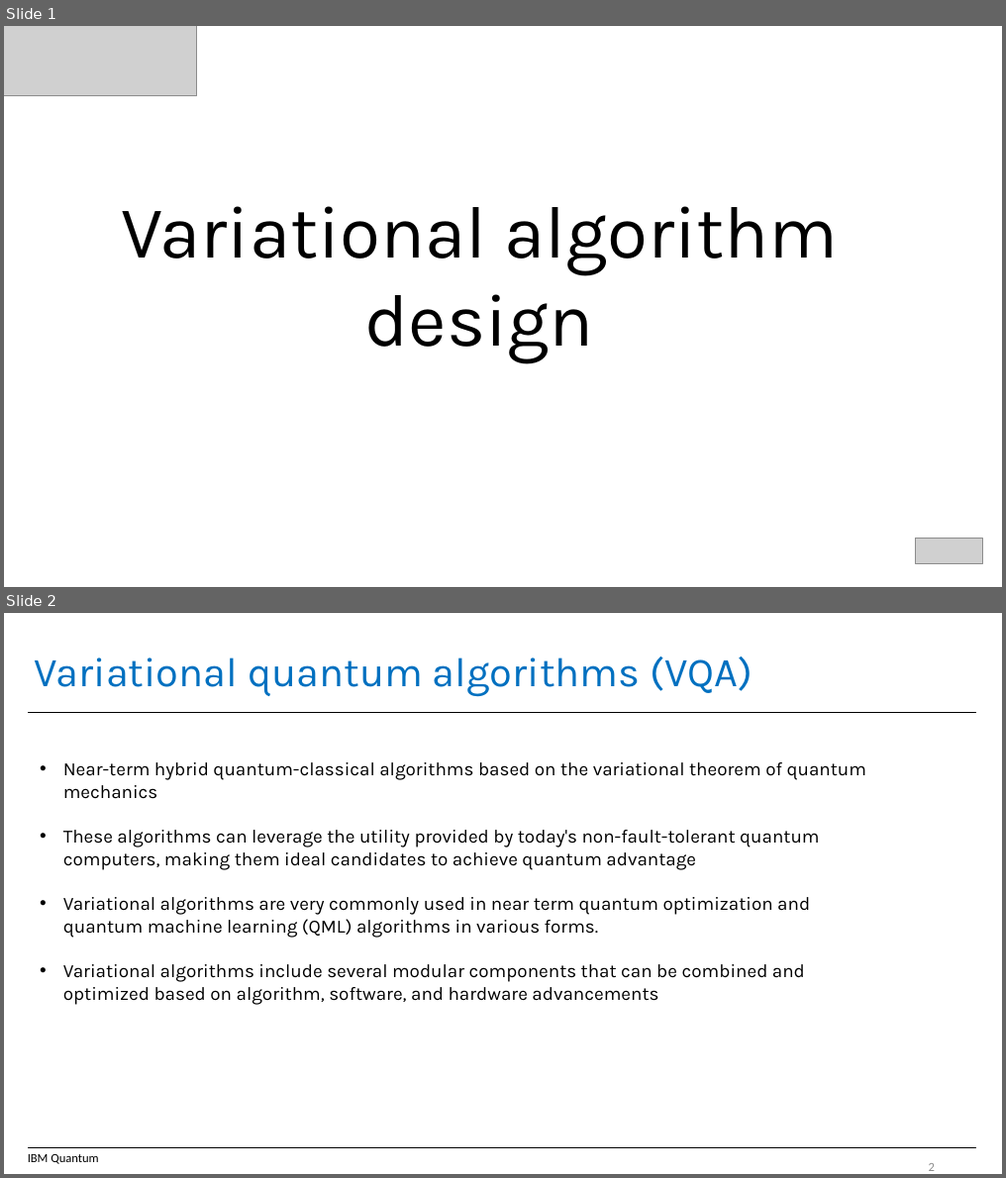
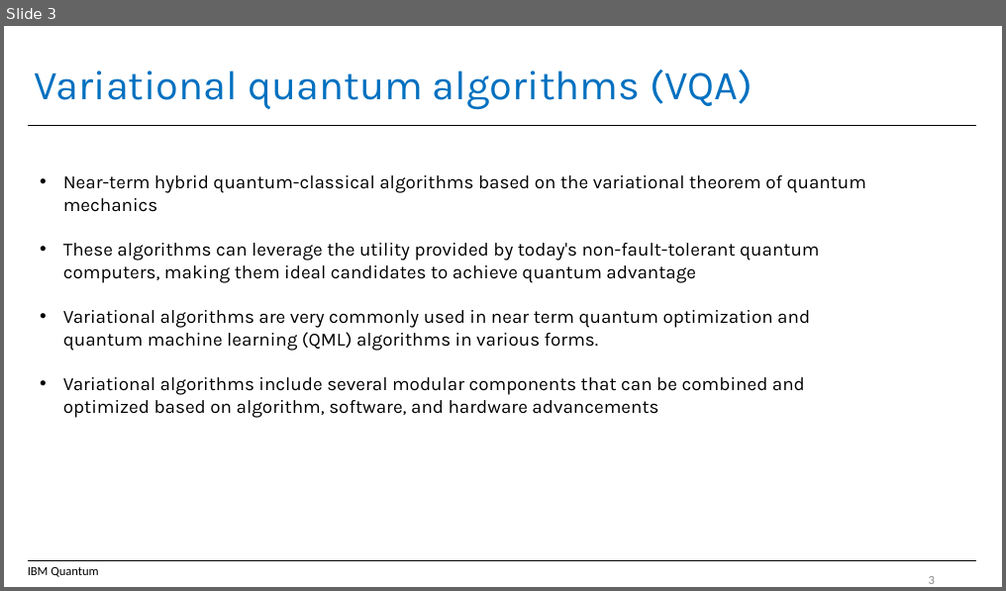
Before and after one commit to IBM/QMLOmics, a slide deck: SessionII_Qiskit/ISMB - VQA, QML.pptx. Shown one above the other, each under a label of ours: slides 1 and 2 before the commit, slide 3 after it. The pictures are 1006x1178 and 1006x591 pixels, drawn with LibreOffice and Linux fonts; fonts in the diff are those of the drawing; grey boxes stand for pictures; background and template pictures are left out. Boxes give left, top, right and bottom in pixels: in the first picture for what was removed or moved away, otherwise in the second. Text is boxed around its words. In the diff, an @@ line names an element or a change of style, - is before the commit and + after.

```diff
--- a/SessionII_Qiskit/ISMB - VQA, QML.pptx
+++ b/SessionII_Qiskit/ISMB - VQA, QML.pptx
@@ slide 1 removed at [4, 26, 1002, 587], background picture (left out) @@
@@ picture removed at [4, 26, 196, 95] @@
@@ text removed at [121, 206, 838, 364] @@
-Variational algorithm
-design
@@ picture removed at [916, 539, 983, 564] @@
@@ what was slide 2 is now slide 3 @@
```
Also in this commit, not shown: 2 slides added, 33 other files.
